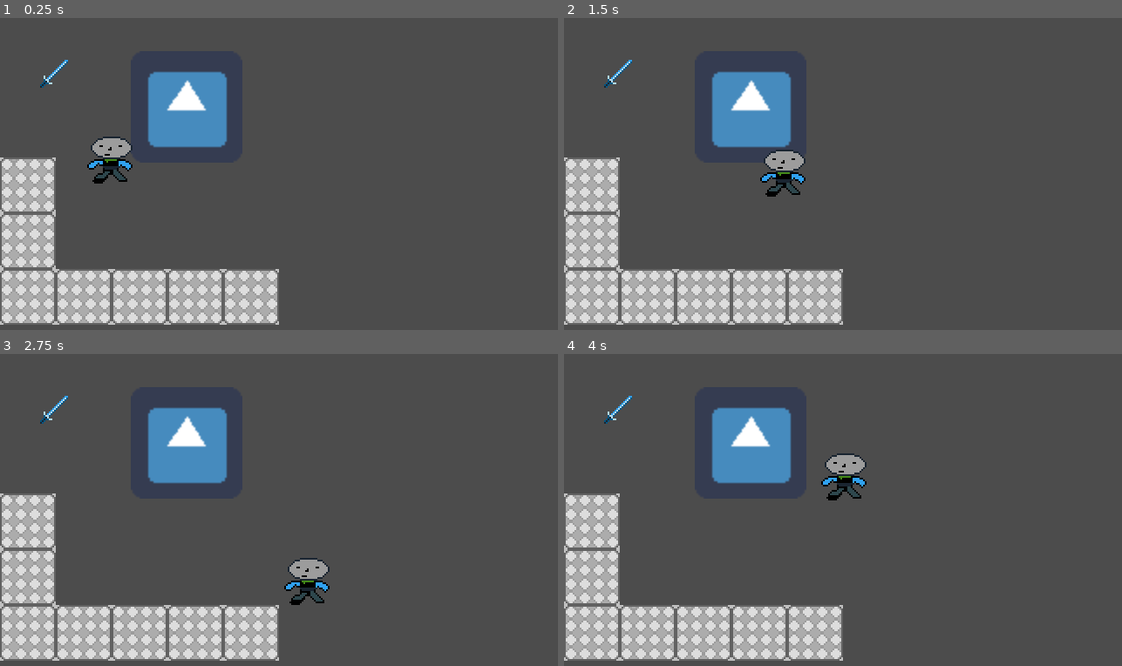
Above: before the commit, frames 1-4 (two rows, left to right).
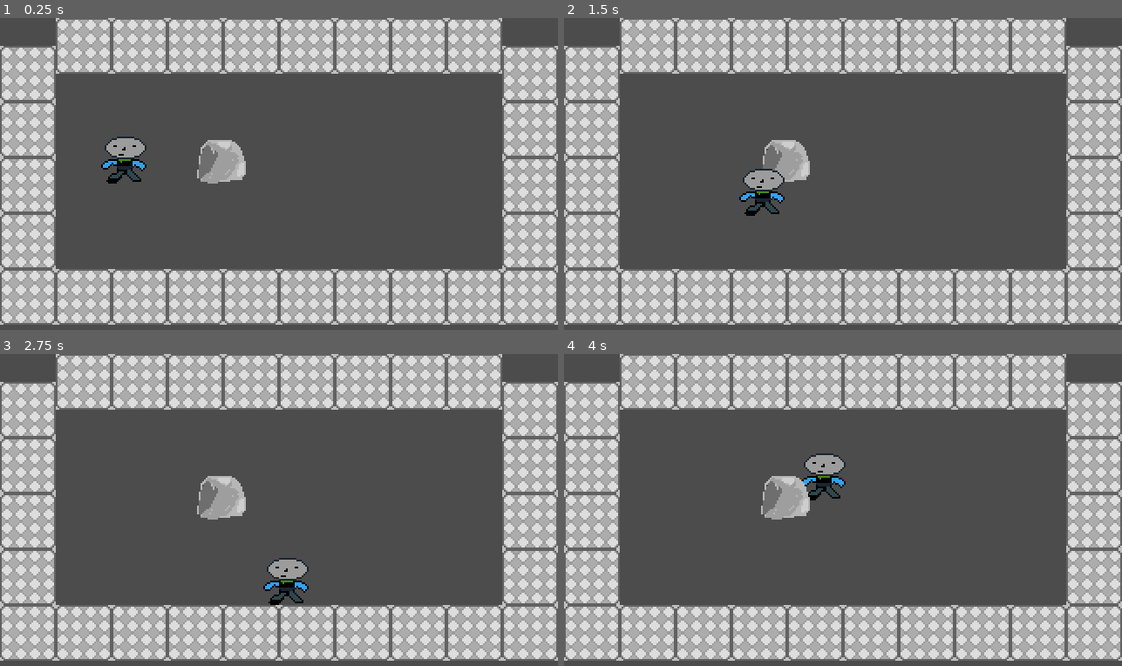
Above: after the commit, the same moments.

Repository: memebois/Budget-videogame
Game: Godot game, scene res://World.tscn
Same seed, same stepped clock (60 frames per second), same inputs: the game is played once before the commit and once after it. The engine's default icon, where the game draws it, is replaced by a stand-in: a white triangle on a blue panel in a dark square.
Inputs:
- Up to frame 1 (0.25 s): no input
- Up to frame 2 (1.5 s): tap Enter at 0.5 s; hold Right (ui_right) 0.53-1.28 s; hold Down (ui_down) from 1.28 s (still down)
- Up to frame 3 (2.75 s): release Down (ui_down) at 2.03 s; hold Right (ui_right) from 2.03 s (still down)
- Up to frame 4 (4 s): release Right (ui_right) at 2.78 s; hold Up (ui_up) 2.78-3.53 s; hold Left (ui_left) from 3.53 s (still down)

The runs differ from the first frame. In frame 1, 36% of the frame differs, in the area x 0-100%, y 0-99%; in frame 2, 35%; in frame 3, 36%; in frame 4, 36%.

Commit message:
Finished episode 4
Added y-sorting, added walls and rocks. Fun stuff

Diff:
--- a/Budget Videogame/Player/Player.tscn
+++ b/Budget Videogame/Player/Player.tscn
@@ -9,14 +9,12 @@
 
 [node name="Player" type="KinematicBody2D"]
 script = ExtResource( 1 )
-__meta__ = {
-"_edit_group_": true
-}
 
 [node name="Sprite" type="Sprite" parent="."]
+position = Vector2( 0, -8 )
 texture = ExtResource( 2 )
 
 [node name="CollisionShape2D" type="CollisionShape2D" parent="."]
-position = Vector2( -0.790558, 11.0678 )
+position = Vector2( -0.790558, 3.0678 )
 rotation = -1.57079
 shape = SubResource( 1 )
--- a/Budget Videogame/World.tscn
+++ b/Budget Videogame/World.tscn
@@ -1,22 +1,13 @@
-[gd_scene load_steps=5 format=2]
+[gd_scene load_steps=4 format=2]
 
-[ext_resource path="res://world/sword.png" type="Texture" id=1]
-[ext_resource path="res://icon.png" type="Texture" id=2]
+[ext_resource path="res://world/rock.tscn" type="PackedScene" id=1]
 [ext_resource path="res://Player/Player.tscn" type="PackedScene" id=3]
 [ext_resource path="res://world/Wall.tscn" type="PackedScene" id=4]
 
-[node name="World" type="Node2D"]
-
-[node name="sword" type="Sprite" parent="."]
-position = Vector2( 31, 34 )
-texture = ExtResource( 1 )
-
-[node name="icon" type="Sprite" parent="."]
-position = Vector2( 107, 51 )
-texture = ExtResource( 2 )
+[node name="World" type="YSort"]
 
 [node name="Player" parent="." instance=ExtResource( 3 )]
-position = Vector2( 64, 80 )
+position = Vector2( 72, 88 )
 
 [node name="Wall" parent="." instance=ExtResource( 4 )]
 position = Vector2( 16, 160 )
@@ -38,3 +29,63 @@
 
 [node name="Wall7" parent="." instance=ExtResource( 4 )]
 position = Vector2( 144, 160 )
+
+[node name="Wall8" parent="." instance=ExtResource( 4 )]
+position = Vector2( 176, 160 )
+
+[node name="Wall9" parent="." instance=ExtResource( 4 )]
+position = Vector2( 208, 160 )
+
+[node name="Wall10" parent="." instance=ExtResource( 4 )]
+position = Vector2( 240, 160 )
+
+[node name="Wall11" parent="." instance=ExtResource( 4 )]
+position = Vector2( 272, 160 )
+
+[node name="Wall12" parent="." instance=ExtResource( 4 )]
+position = Vector2( 304, 160 )
+
+[node name="Wall13" parent="." instance=ExtResource( 4 )]
+position = Vector2( 304, 128 )
+
+[node name="Wall14" parent="." instance=ExtResource( 4 )]
+position = Vector2( 16, 64 )
+
+[node name="Wall15" parent="." instance=ExtResource( 4 )]
+position = Vector2( 16, 32 )
+
+[node name="Wall16" parent="." instance=ExtResource( 4 )]
+position = Vector2( 304, 96 )
+
+[node name="Wall17" parent="." instance=ExtResource( 4 )]
+position = Vector2( 304, 64 )
+
+[node name="Wall18" parent="." instance=ExtResource( 4 )]
+position = Vector2( 304, 32 )
+
+[node name="Wall19" parent="." instance=ExtResource( 4 )]
+position = Vector2( 272, 16 )
+
+[node name="Wall20" parent="." instance=ExtResource( 4 )]
+position = Vector2( 240, 16 )
+
+[node name="Wall21" parent="." instance=ExtResource( 4 )]
+position = Vector2( 208, 16 )
+
+[node name="Wall22" parent="." instance=ExtResource( 4 )]
+position = Vector2( 176, 16 )
+
+[node name="Wall23" parent="." instance=ExtResource( 4 )]
+position = Vector2( 144, 16 )
+
+[node name="Wall24" parent="." instance=ExtResource( 4 )]
+position = Vector2( 112, 16 )
+
+[node name="Wall25" parent="." instance=ExtResource( 4 )]
+position = Vector2( 80, 16 )
+
+[node name="Wall26" parent="." instance=ExtResource( 4 )]
+position = Vector2( 48, 16 )
+
+[node name="rock" parent="." instance=ExtResource( 1 )]
+position = Vector2( 128, 80 )
--- a/Budget Videogame/world/rock.tscn
+++ b/Budget Videogame/world/rock.tscn
@@ -3,8 +3,8 @@
 [ext_resource path="res://world/rock.png" type="Texture" id=1]
 
 [sub_resource type="CapsuleShape2D" id=1]
-radius = 12.7353
-height = 2.65264
+radius = 6.56998
+height = 14.675
 
 [node name="rock" type="StaticBody2D"]
 
@@ -12,6 +12,6 @@
 texture = ExtResource( 1 )
 
 [node name="CollisionShape2D" type="CollisionShape2D" parent="."]
-position = Vector2( -1.29272, 2.88376 )
+position = Vector2( 0, 8 )
 rotation = -1.5708
 shape = SubResource( 1 )
